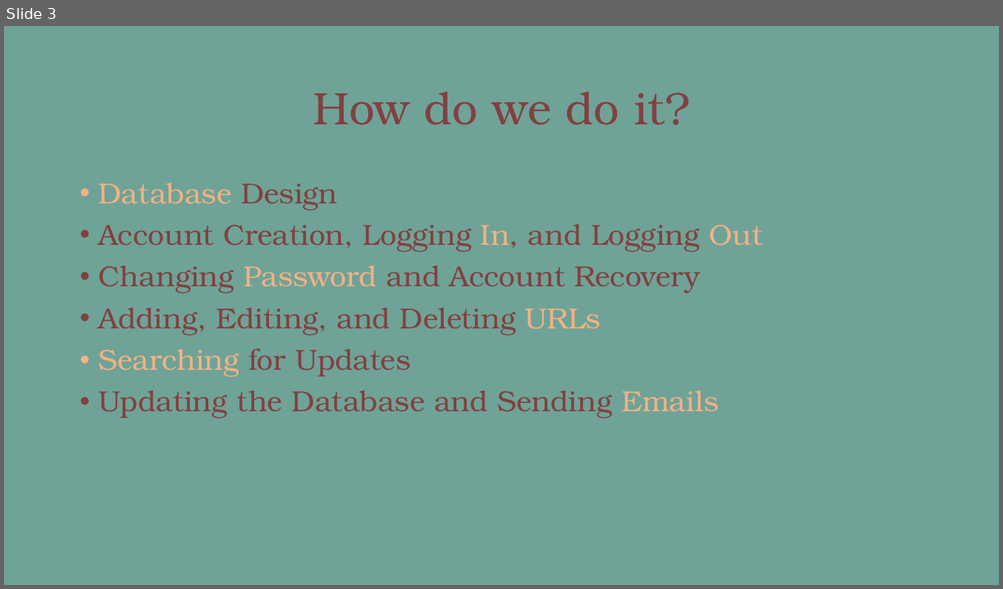
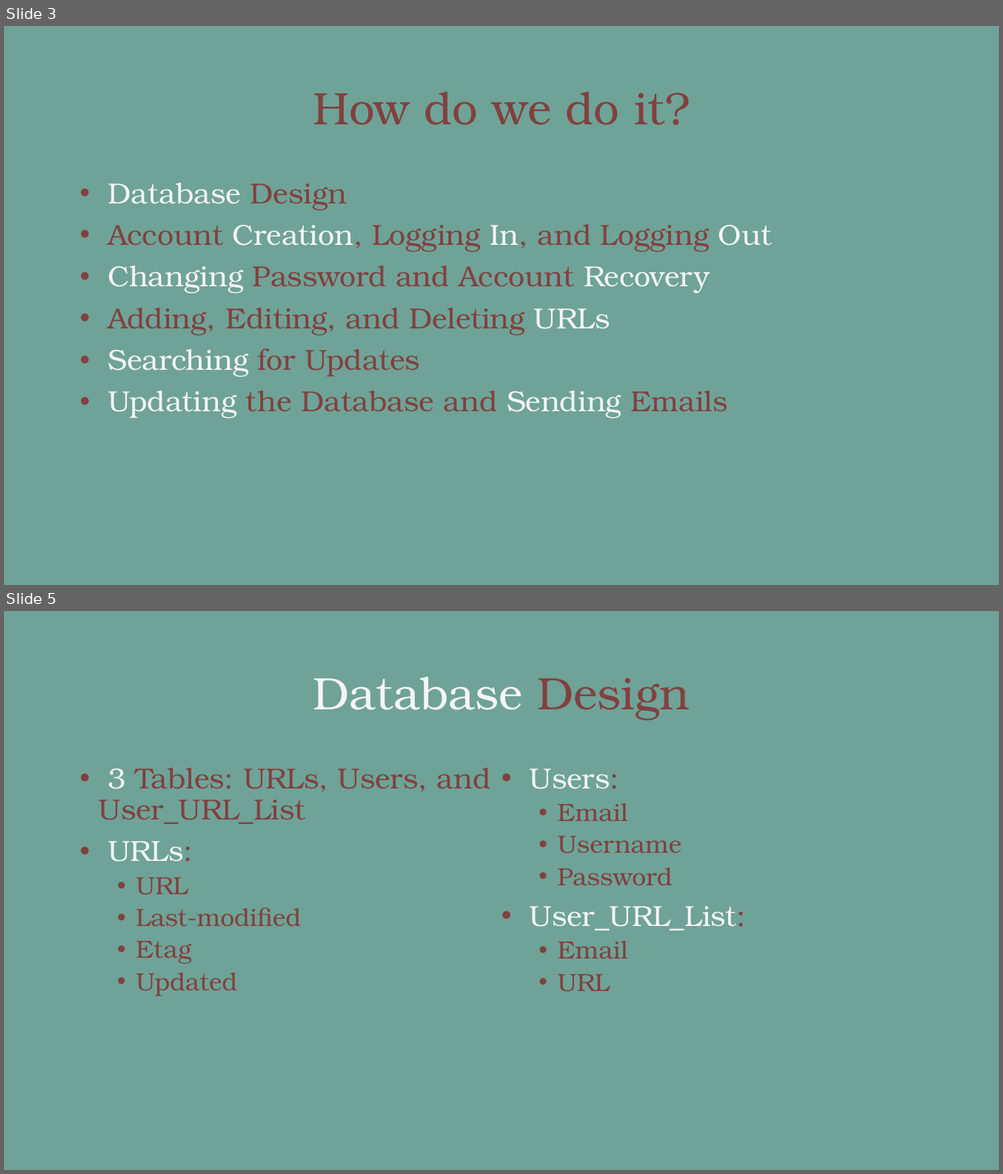
Before and after one commit to Su-Tangnu/NotifyMe, a slide deck: NotifyMe.pptx. Shown one above the other, each under a label of ours: slide 3 before the commit, slides 3 and 5 after it; the slides between them are not shown. The pictures are 1003x589 and 1003x1174 pixels, drawn with LibreOffice and Linux fonts; fonts in the diff are those of the drawing. Boxes give left, top, right and bottom in pixels: in the first picture for what was removed or moved away, otherwise in the second. Text is boxed around its words. In the diff, an @@ line names an element or a change of style, - is before the commit and + after.

```diff
--- a/NotifyMe.pptx
+++ b/NotifyMe.pptx
@@ slide 5 added at <box>4,611,999,1170</box>, background #6FA397 @@
@@ title added at <box>313,677,690,720</box>, 44 pt, text #F5F5F5 @@
+Database Design
@@ text added at <box>99,768,745,997</box>, 28 pt, text #824040 @@
+• 3 Tables: URLs, Users, and User_URL_List
+• URLs:
+  • URL
+  • Last-modified
+  • Etag
+  • Updated
+• Users:
+  • Email
+  • Username
+  • Password
+• User_URL_List:
+  • Email
+  • URL
@@ slide 3 changed as well @@
@@ text "Database Design" at <box>108,183,772,419</box>: text colour #F4B183 to #F5F5F5 in "Database", "In, Out", "URLs", "Searching"; text colour #824040 to #F5F5F5 in "Creation,", "Changing Recovery", "Updating Sending"; text colour #F4B183 to #824040 in "Password", "Emails" @@
```
Also in this commit, not shown: 3 other slides changed, 20 other slides added, 7 slides removed.
